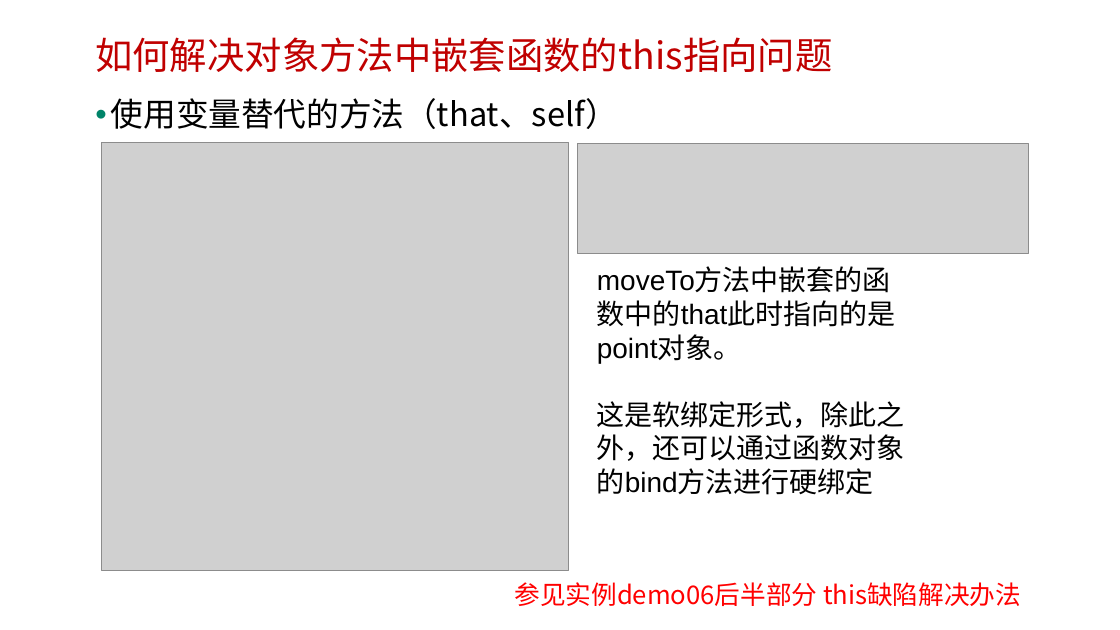
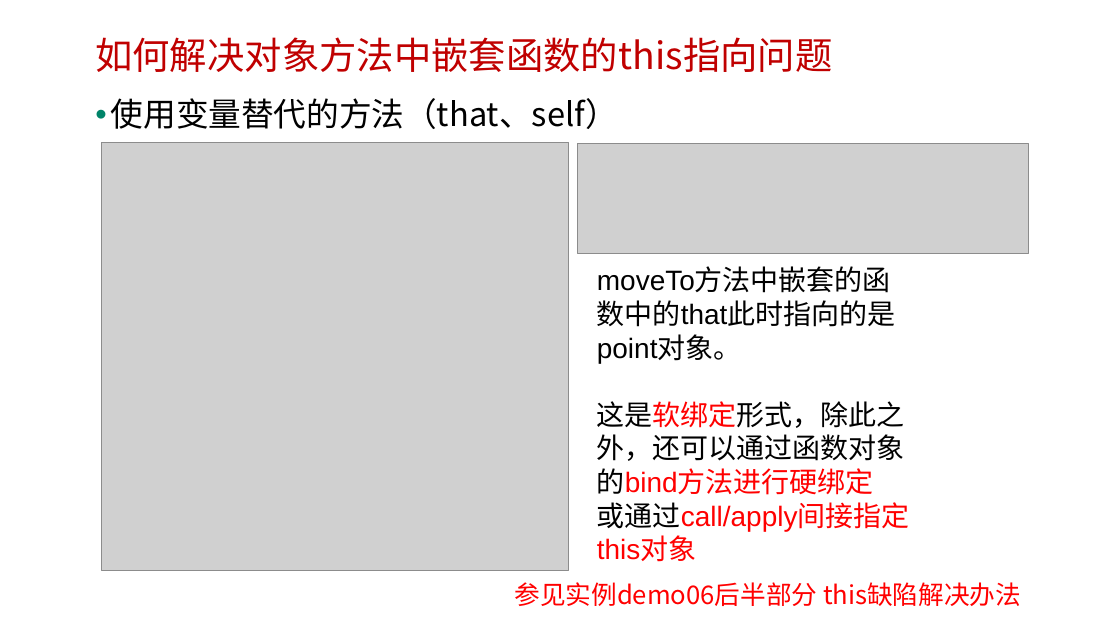
Before and after one commit to edu2act/course-javascript-advanced, a slide deck: slide 14 of 课程PPT/08.JavaScript面向对象编程 二（8、this详解）.pptx. Drawn at 1120x630 pixels with LibreOffice and Linux fonts; fonts in the diff are those of the drawing; grey boxes stand for pictures; background and template pictures are left out. Boxes give left, top, right and bottom in pixels: in the first picture for what was removed or moved away, otherwise in the second. Text is boxed around its words. In the diff, an @@ line names an element or a change of style, - is before the commit and + after.

```diff
--- a/课程PPT/08.JavaScript面向对象编程 二（8、this详解）.pptx
+++ b/课程PPT/08.JavaScript面向对象编程 二（8、this详解）.pptx
@@ text at [597,401,905,495]: text colour #000000 to #FF0000 in "这是软绑定形式，除此之外，还可以通过函数对象的bind方法进行硬绑定" @@
@@ text at [597,502,910,532]: paragraph added @@
+或通过call/apply间接指定this对象
```
Also in this commit, not shown: 3 other files.
